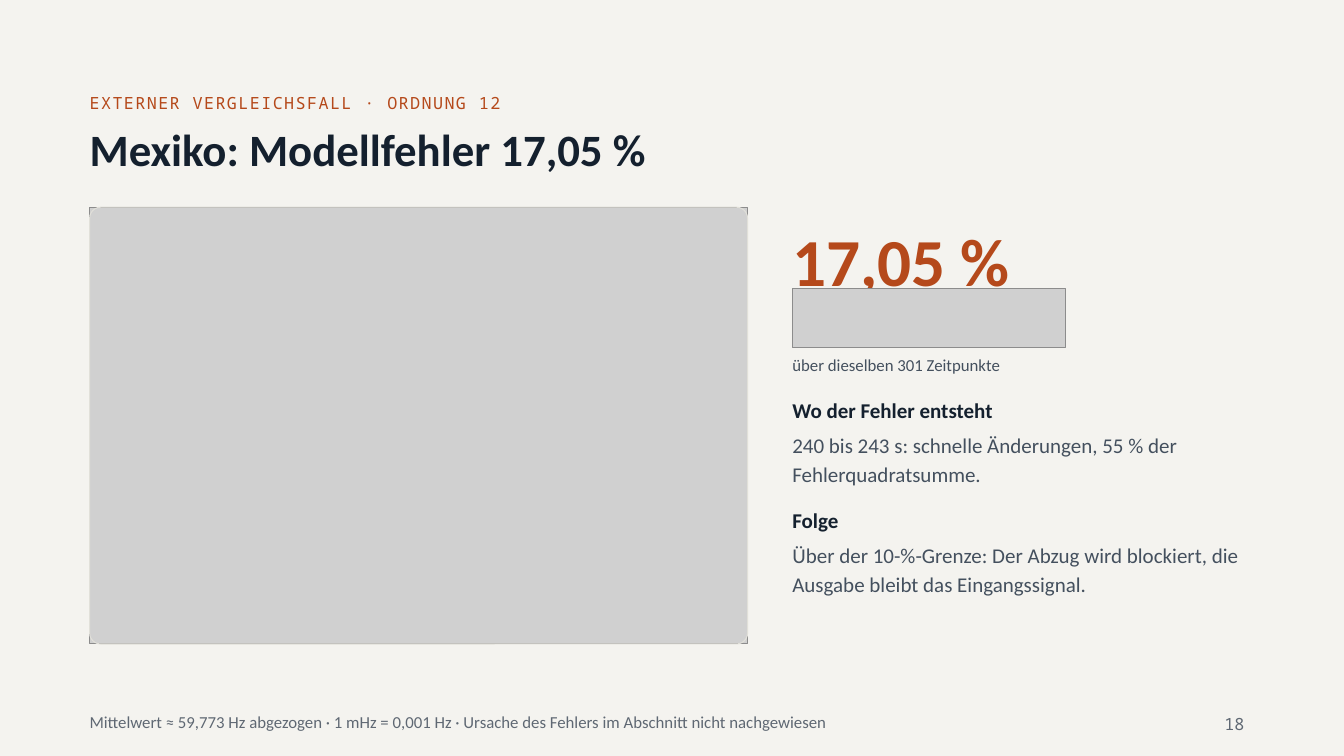
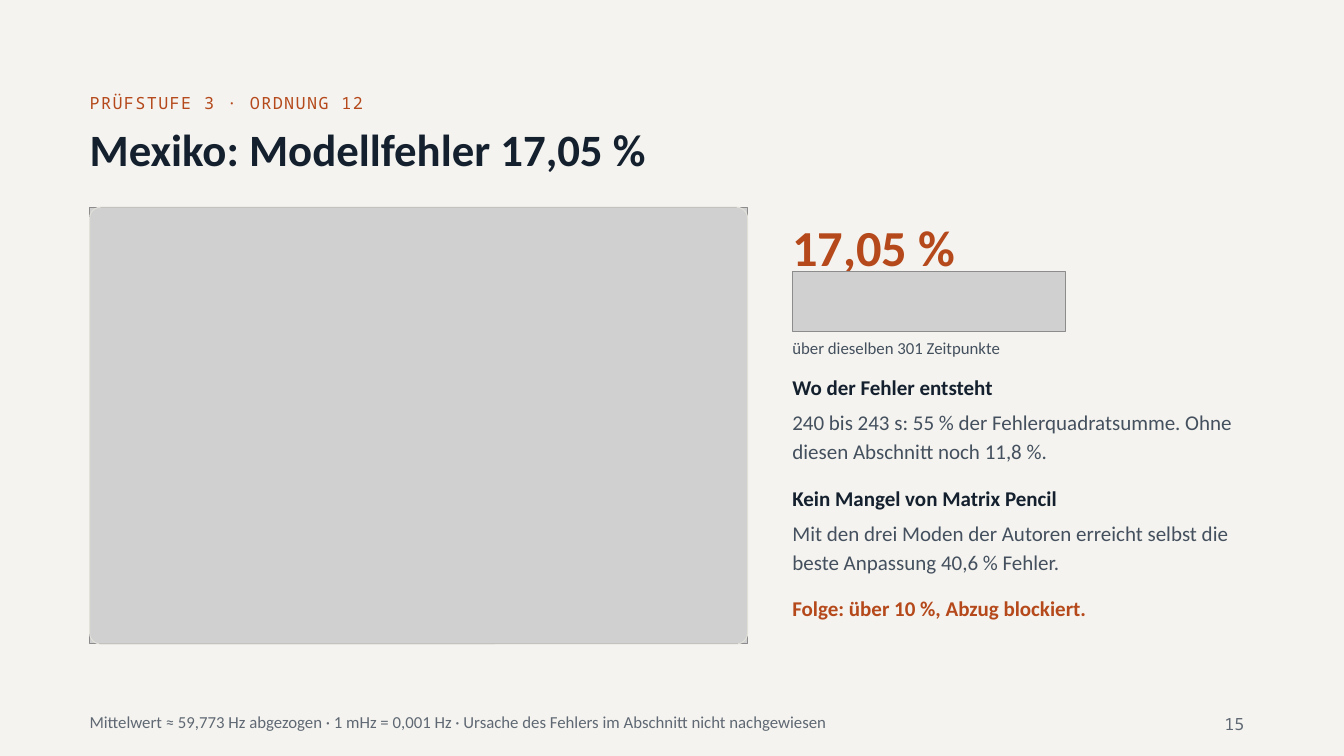
Before and after one commit to relaytoroot/prony_matrix_pencil_filter, a slide deck: slide 15 of docs/praesentation/Ergebnisse_Matrix_Pencil_Arbeitsfassung.pptx (slide 18 before the commit). Drawn at 1344x756 pixels with LibreOffice and Linux fonts; fonts in the diff are those of the drawing; grey boxes stand for pictures. Boxes give left, top, right and bottom in pixels: in the first picture for what was removed or moved away, otherwise in the second. Text is boxed around its words. In the diff, an @@ line names an element or a change of style, - is before the commit and + after.

```diff
--- a/docs/praesentation/Ergebnisse_Matrix_Pencil_Arbeitsfassung.pptx
+++ b/docs/praesentation/Ergebnisse_Matrix_Pencil_Arbeitsfassung.pptx
@@ text at (90, 93, 363, 109): text changed @@
-EXTERNER VERGLEICHSFALL · ORDNUNG 12
+PRÜFSTUFE 3 · ORDNUNG 12
@@ text "17,05 %" at (792, 233, 907, 278): size 48 to 36 pt @@
@@ picture: place and size @@
-picture at (792, 288, 1066, 348)
+picture at (792, 271, 1066, 331)
@@ text "über dieselben 301 Zeitpunkte": place and size @@
-text "über dieselben 301 Zeitpunkte" at (792, 359, 1000, 374)
+text "über dieselben 301 Zeitpunkte" at (792, 342, 1000, 357)
@@ text "Wo der Fehler entsteht": place and size @@
-text "Wo der Fehler entsteht" at (792, 403, 993, 418)
+text "Wo der Fehler entsteht" at (792, 380, 993, 395)
@@ text at (792, 415, 1231, 461): text changed @@
-240 bis 243 s: schnelle Änderungen, 55 % der Fehlerquadratsumme.
+240 bis 243 s: 55 % der Fehlerquadratsumme. Ohne diesen Abschnitt noch 11,8 %.
@@ text at (792, 491, 1057, 510): text changed @@
-Folge
+Kein Mangel von Matrix Pencil
@@ text at (792, 526, 1228, 574): text changed @@
-Über der 10-%-Grenze: Der Abzug wird blockiert, die Ausgabe bleibt das Eingangssignal.
+Mit den drei Moden der Autoren erreicht selbst die beste Anpassung 40,6 % Fehler.
@@ text added at (792, 601, 1087, 620), 15 pt, text #B5491B, bold @@
+Folge: über 10 %, Abzug blockiert.
@@ page number at (1224, 718, 1244, 730): text changed @@
-18
+15
```
Also in this commit, not shown: 8 other slides changed, 1 slide added, 1 slide removed, 1 other file.
